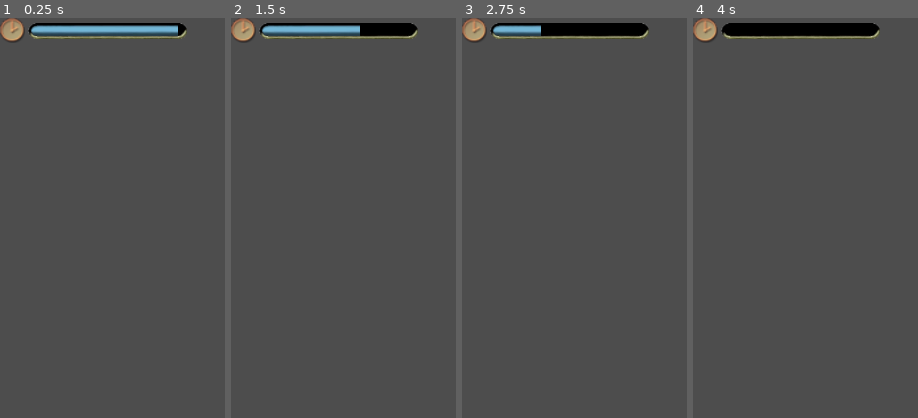
Above: before the commit, frames 1-4 (left to right).
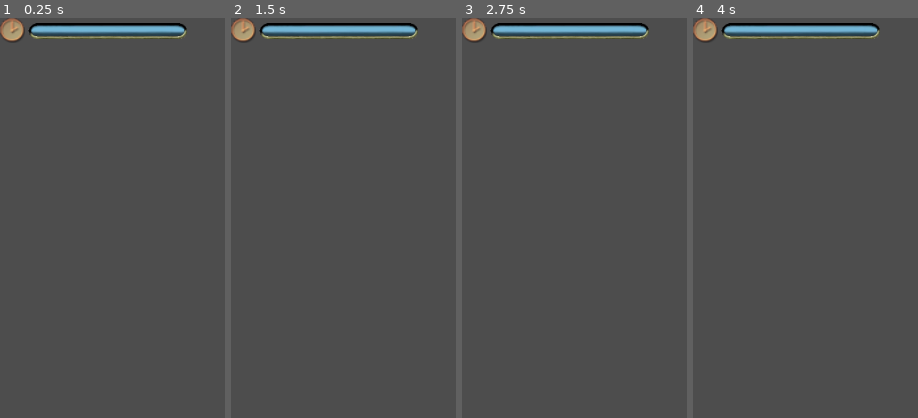
Above: after the commit, the same moments.

Repository: vince-bourgmayer/OpenTileBattle
Game: Godot game, scene res://scenes/GUI_component/battle/player_time_bar.tscn
Two runs of this game, one before a commit and one after it. Both use one fixed random seed, a clock stepped at 60 frames per second and the inputs below. This scene is started directly instead of the project's main scene.
Inputs (mouse positions are % of the whole screen's width and height, from its top left):
- Up to frame 1 (0.25 s): no input
- Up to frame 2 (1.5 s): move the mouse to (72, 45) at 0.52 s; click (72, 45) at 0.67 s; drag from (30, 55) to (45, 70) at 1.27 s
- Up to frame 3 (2.75 s): move the mouse to (60, 28) at 2.02 s; click (60, 28) at 2.17 s
- Up to frame 4 (4 s): drag from (45, 70) to (20, 35) at 2.77 s; move the mouse to (80, 65) at 3.52 s; click (80, 65) at 3.67 s
The pictures show only the part of the screen within x 0-50%, y 0-50%; the shares and areas given below are measured in that part.

The runs differ from the first frame. In frame 1, less than 0.1% of the frame differs, in the area x 79-83%, y 1-5%; in frame 2, 0.7%; in frame 3, 1.3%; in frame 4, 1.8%, in the area x 13-83%, y 1-5%.

Commit message:
start to make battle scene

Diff:
--- a/classes/actor/creature.gd
+++ b/classes/actor/creature.gd
@@ -2,7 +2,6 @@
 
 @export var name : String
 @export var hp : int
-@export var maxHP: int
 @export var atk : int
 @export var def : int
 @export var mAtk : int
@@ -22,7 +21,6 @@
 func _init(name : String, hp : int, atk : int, def : int, mAtk: int, mDef: int, level: int, specy : int, weapon : int, elt : int, rarity: int, portrait: String, art: String):
 	self.name = name
 	self.hp = hp
-	self.maxHP = hp
 	self.atk = atk
 	self.def = def
 	self.mAtk = mAtk
--- a/classes/squad.gd
+++ b/classes/squad.gd
@@ -26,3 +26,18 @@
 			position5 = character
 		6:
 			position6 = character
+
+func getCharacter(position: int):
+	match(position):
+		1:
+			return position1
+		2:
+			return position2
+		3:
+			return position3
+		4:
+			return position4
+		5:
+			return position5
+		6:
+			return position6
--- a/classes/story/floor.gd
+++ b/classes/story/floor.gd
@@ -1,8 +1,23 @@
 class_name Floor
 
-var order: int
+var order: int # Floor number in the stage
 var foes : Dictionary # vector 2 position associated to a foe entry
+var playerFighterPos: Array[Vector2] = [] # to remove it is stored in the stage Object
 # var traps
 
-func _init():
+func _init(_order: int):
+	self.order = _order
 	pass
+
+func addPlayerFighterPos(position: Vector2):
+	if (playerFighterPos.size() < 6):
+		playerFighterPos.append(position)
+		print("added position: %s" % position)
+		print("fighterPos size: %s" % playerFighterPos.size())
+
+
+func getPlayerFighterPosition(squadOrder: int): #squad order is position of player's creature in the squad
+	if (squadOrder < 6):
+		return playerFighterPos[squadOrder]
+	else:
+		return null
--- /dev/null
+++ b/scenes/GUI_component/battle/battleGrid.tscn
@@ -0,0 +1,22 @@
+[gd_scene load_steps=3 format=3 uid="uid://csnn7xtlkx7mh"]
+
+[ext_resource type="Texture2D" uid="uid://cynfw5cgiq32m" path="res://art/tb-stage-background.jpg" id="1_7ecev"]
+[ext_resource type="Texture2D" uid="uid://bbi386jrplkwb" path="res://art/battle/Battle_grid.webp" id="1_xtqvh"]
+
+[node name="background" type="TextureRect"]
+custom_minimum_size = Vector2(720, 1280)
+offset_right = 40.0
+offset_bottom = 40.0
+mouse_filter = 2
+texture = ExtResource("1_7ecev")
+expand_mode = 1
+
+[node name="grid" type="TextureRect" parent="."]
+z_index = 1
+layout_mode = 0
+offset_left = 40.0
+offset_top = 250.0
+offset_right = 679.0
+offset_bottom = 1102.0
+mouse_filter = 2
+texture = ExtResource("1_xtqvh")
--- a/scenes/game/battle_top_bar.tscn
+++ b/scenes/GUI_component/battle/battle_top_bar.tscn
@@ -1,13 +1,14 @@
-[gd_scene load_steps=6 format=3 uid="uid://cey6l1w51bh7p"]
+[gd_scene load_steps=7 format=3 uid="uid://cey6l1w51bh7p"]
 
-[ext_resource type="PackedScene" uid="uid://d1sogmddulf6u" path="res://scenes/GUI_component/battle/power_bar.tscn" id="1_on1bg"]
-[ext_resource type="PackedScene" uid="uid://copvud557kxb3" path="res://scenes/GUI_component/battle/player_time_bar.tscn" id="2_kp5s0"]
-[ext_resource type="Texture2D" uid="uid://8eraav5brp64" path="res://art/GUI_components/battleBar_bg.webp" id="3_874rd"]
-[ext_resource type="Texture2D" uid="uid://cp5himsgtbgvx" path="res://art/CoinsIcon.webp" id="3_dogm5"]
-[ext_resource type="Texture2D" uid="uid://p7lpmff7ptxn" path="res://art/Items_icon.webp" id="3_o4q2b"]
+[ext_resource type="PackedScene" uid="uid://d1sogmddulf6u" path="res://scenes/GUI_component/battle/power_bar.tscn" id="1_pxyod"]
+[ext_resource type="PackedScene" uid="uid://copvud557kxb3" path="res://scenes/GUI_component/battle/player_time_bar.tscn" id="2_4ps10"]
+[ext_resource type="Texture2D" uid="uid://cp5himsgtbgvx" path="res://art/CoinsIcon.webp" id="3_bpb36"]
+[ext_resource type="Texture2D" uid="uid://p7lpmff7ptxn" path="res://art/Items_icon.webp" id="4_bcfp3"]
+[ext_resource type="Texture2D" uid="uid://dmoafqvwslqx" path="res://art/monsterIcon.webp" id="5_0fo5e"]
+[ext_resource type="Texture2D" uid="uid://8eraav5brp64" path="res://art/GUI_components/battleBar_bg.webp" id="5_sfoj0"]
 
 [node name="BattleTopBar" type="Control"]
-custom_minimum_size = Vector2(720, 125)
+custom_minimum_size = Vector2(720, 150)
 layout_mode = 3
 anchors_preset = 0
 offset_right = 40.0
@@ -79,16 +80,35 @@
 [node name="dropContainer" type="VBoxContainer" parent="mainContainer"]
 custom_minimum_size = Vector2(115, 100)
 layout_mode = 2
+theme_override_constants/separation = 20
 
 [node name="itemsIcon" type="TextureRect" parent="mainContainer/dropContainer"]
 custom_minimum_size = Vector2(25, 50)
 layout_mode = 2
 size_flags_horizontal = 0
 mouse_filter = 2
-texture = ExtResource("3_o4q2b")
+texture = ExtResource("4_bcfp3")
 stretch_mode = 3
 
 [node name="collectedItems" type="Label" parent="mainContainer/dropContainer/itemsIcon"]
+custom_minimum_size = Vector2(0, 50)
+layout_mode = 0
+offset_left = 52.0
+offset_right = 92.0
+offset_bottom = 50.0
+theme_override_font_sizes/font_size = 36
+text = "0"
+horizontal_alignment = 1
+
+[node name="recruitIcon" type="TextureRect" parent="mainContainer/dropContainer"]
+custom_minimum_size = Vector2(25, 50)
+layout_mode = 2
+size_flags_horizontal = 0
+mouse_filter = 2
+texture = ExtResource("5_0fo5e")
+stretch_mode = 3
+
+[node name="recruitedItems" type="Label" parent="mainContainer/dropContainer/recruitIcon"]
 custom_minimum_size = Vector2(0, 50)
 layout_mode = 0
 offset_left = 52.0
--- a/scenes/GUI_component/battle/player_time_bar.gd
+++ b/scenes/GUI_component/battle/player_time_bar.gd
@@ -1,23 +1,29 @@
 extends Control
 var max_time: int
 const default_max_time = 4
-
+var started = false
 # Called when the node enters the scene tree for the first time.
 func _ready():
 	$timer.wait_time = default_max_time
-	startTimer()
+	$timeBar.value = 100
 	pass # Replace with function body.
 
 # Called every frame. 'delta' is the elapsed time since the previous frame.
 func _process(delta):
-	$timeBar.value =  $timer.time_left/$timer.wait_time  * 100
+	if (started == true and $timer.paused == false):
+		$timeBar.value =  $timer.time_left/$timer.wait_time  * 100
 	pass
 
 func startTimer():
+	started = true
 	$timer.start()
 
 func pauseTimer():
-	$timer.pause()
+	$timer.paused = true
+
+func resumeTimer():
+	$timer.paused = false
 
 func _on_timer_timeout():
 	print("Time out")
+	started = false
--- a/scenes/GUI_component/character/creature_tile.gd
+++ b/scenes/GUI_component/character/creature_tile.gd
@@ -1,34 +1,23 @@
 extends TextureRect
-signal icon_clicked
 
-var creature : Creature
-var isDisplayed = false
-# Called every frame. 'delta' is the elapsed time since the previous frame.
-func _process(delta):
+func setCreature(creature: Creature):
 	if (creature == null):
 		clear()
-	elif (isDisplayed == false):
-		displayCreature()
-	pass
+	else:
+		displayCreature(creature)
 
-
-func setCreature(creature: Creature):
-	self.creature = creature
-	isDisplayed = false
-
-func displayCreature():
+func displayCreature(creature: Creature):
 	visibility_layer = 1
 	#var texture = Texture2D.new()
 	texture = load(creature.portrait_path)
+	$life_bar.max_value = creature.hp
 	$life_bar.value = creature.hp
-	$life_bar.max_value = creature.maxHP
-	drawEltIcon()
-	drawWeaponIcon()
-	isDisplayed = true
+	drawEltIcon(creature.elt)
+	drawWeaponIcon(creature.weapon)
 
-func drawWeaponIcon():
+func drawWeaponIcon(weapon):
 	var textureDir = "res://art/characters/icon/%s"
-	match (creature.weapon):
+	match (weapon):
 		0:
 			$weapon_icon.texture = load(textureDir % "BowIcon.webp")
 		1:
@@ -38,9 +27,9 @@
 		3:
 			$weapon_icon.texture = load(textureDir % "SwordIcon.webp")
 
-func drawEltIcon():
+func drawEltIcon(element):
 	var textureDir = "res://art/characters/icon/%s"
-	match (creature.elt):
+	match (element):
 		0:
 			$elt_icon.texture = null
 		1:
@@ -54,10 +43,3 @@
 
 func clear():
 	visibility_layer = 0
-	isDisplayed = false
-
-
-func _on_gui_input(event):
-	if (event is InputEventMouseButton and event.pressed):
-		icon_clicked.emit()
-	pass # Replace with function body.
--- /dev/null
+++ b/scenes/battle/battle_scene.gd
@@ -0,0 +1,63 @@
+extends Node2D
+
+var stage: Stage
+var currentFloor = 0
+var waitingPlayer = false
+var floor
+var grid_topleft
+var isPlayerTurn = false
+var draggedUnit
+var isDraggedUnit = false
+
+# Called when the node enters the scene tree for the first time.
+func _ready():
+	floor = Floor.new(1)
+	floor.addPlayerFighterPos(Vector2(2,1))
+	floor.addPlayerFighterPos(Vector2(1,1))
+	floor.addPlayerFighterPos(Vector2(1,2))
+
+	grid_topleft = $GUI/grid/grid.position # 40, 250
+	var player  = Player.new() # test only
+
+	generateFighterTile(player.getSquad(0).getCharacter(1).getJob(), 0)
+	generateFighterTile(player.getSquad(0).getCharacter(2).getJob(), 1)
+	generateFighterTile(player.getSquad(0).getCharacter(3).getJob(), 2)
+	isPlayerTurn = true
+
+func _process(_delta):
+	if (isPlayerTurn == true):
+		if (isDraggedUnit):
+			var mousePosition = get_viewport().get_mouse_position()
+			draggedUnit.position = mousePosition #getTilePos(mousePosition)
+
+
+func setSquad(squad: Squad):
+	pass
+
+
+func generateFighterTile(fighter: Creature, squadOrder):
+	var tile = load("res://scenes/GUI_component/character/creature_tile.tscn").instantiate()
+	tile.setCreature(fighter)
+	var startPos = floor.getPlayerFighterPosition(squadOrder)
+	setTilePos(tile, startPos)
+	print(tile.position)
+	$creatures.add_child(tile)
+	tile.gui_input.connect( self.onFighter_gui_input.bind(squadOrder))
+	pass
+
+func getTilePos(pos):
+	var offset = grid_topleft
+	var formatted_position = pos-offset
+	return (formatted_position / Constants.tileSize).round()
+
+func setTilePos(tile, position: Vector2):
+	var realPosition = (position * Constants.tileSize) +grid_topleft
+	tile.position = realPosition
+
+func onFighter_gui_input(event: InputEvent, squadMember: int):
+	if isPlayerTurn == true and event is InputEventMouseButton and event.button_index == MOUSE_BUTTON_LEFT:
+		if event.pressed and isDraggedUnit == false:
+			print("clicked on : %s" % squadMember)
+			draggedUnit = $creatures.get_children()[squadMember]
+			isDraggedUnit = true
+			$GUI/battleTopBar/mainContainer/progressContainer/playerTimeBar.startTimer()
--- /dev/null
+++ b/scenes/battle/battle_scene.tscn
@@ -0,0 +1,19 @@
+[gd_scene load_steps=4 format=3 uid="uid://btfe3uwpf1j64"]
+
+[ext_resource type="PackedScene" uid="uid://csnn7xtlkx7mh" path="res://scenes/GUI_component/battle/battleGrid.tscn" id="1_pf5ix"]
+[ext_resource type="Script" path="res://scenes/battle/battle_scene.gd" id="1_swfl8"]
+[ext_resource type="PackedScene" uid="uid://cey6l1w51bh7p" path="res://scenes/GUI_component/battle/battle_top_bar.tscn" id="2_wfupl"]
+
+[node name="battleScene" type="Node2D"]
+script = ExtResource("1_swfl8")
+
+[node name="GUI" type="CanvasLayer" parent="."]
+
+[node name="grid" parent="GUI" instance=ExtResource("1_pf5ix")]
+
+[node name="battleTopBar" parent="GUI" instance=ExtResource("2_wfupl")]
+offset_right = 720.0
+offset_bottom = 150.0
+
+[node name="creatures" type="CanvasLayer" parent="."]
+layer = 3
--- a/scenes/game/grid.gd
+++ /dev/null
@@ -1,33 +0,0 @@
-extends Node2D
-
-@export var player_tile_scene : PackedScene
-var gridSize = Vector2(639, 852) # grid texture size
-var gridPos = Vector2(360, 750) # position of center of the grid in the UI
-var grid_topLeft = Vector2.ZERO
-var grid_bottomRight = Vector2.ZERO
-var gridBorder_width = 2
-# Called when the node enters the scene tree for the first time.
-func _ready():
-	grid_topLeft = Vector2(gridPos.x-(gridSize.x/2)+gridBorder_width, gridPos.y-(gridSize.y/2)+gridBorder_width)
-	grid_bottomRight = Vector2(gridPos.x+(gridSize.x/2)-gridBorder_width, gridPos.y+(gridSize.y/2)-gridBorder_width)
-
-	var character_1 = player_tile_scene.instantiate()
-	var char_1_pos = Vector2(5,3)
-	var char1_tex = "res://art/characters/samatha/Samatha_job2_icon.webp"
-	character_1.defineChar("Sam", 1)
-	character_1.start(grid_topLeft, grid_bottomRight, char_1_pos, char1_tex)
-	add_child(character_1)
-
-
-	var character_2 = player_tile_scene.instantiate()
-	var char_2_pos = Vector2(1,1)
-	character_2.defineChar("Atha", 2)
-	var char2_tex = "res://art/characters/samatha/Samatha_job1_icon.webp"
-
-	character_2.start(grid_topLeft, grid_bottomRight, char_2_pos, char2_tex)
-	add_child(character_2)
-
-
-# Called every frame. 'delta' is the elapsed time since the previous frame.
-func _process(delta):
-	pass
--- a/scenes/game/grid.tscn
+++ /dev/null
@@ -1,13 +0,0 @@
-[gd_scene load_steps=4 format=3 uid="uid://bdv18mp3lt10j"]
-
-[ext_resource type="Script" path="res://scenes/game/grid.gd" id="1_6ul76"]
-[ext_resource type="Texture2D" uid="uid://bbi386jrplkwb" path="res://art/Battle_grid.webp" id="1_rcv7n"]
-[ext_resource type="PackedScene" uid="uid://b060i4dcd3oup" path="res://scenes/player/player_tile.tscn" id="2_mfxtu"]
-
-[node name="grid" type="Node2D"]
-script = ExtResource("1_6ul76")
-player_tile_scene = ExtResource("2_mfxtu")
-
-[node name="gridSprite" type="Sprite2D" parent="."]
-position = Vector2(360, 750)
-texture = ExtResource("1_rcv7n")
Binary file changed: art/GUI_components/timeBar_under.webp
Not shown: 3 places in scenes/GUI_component/battle/battle_top_bar.tscn that only renumber resources
Not shown, removed: myArts/timeBar.xcf
Not shown, added: myArts/xcf/PowerPointIcon.xcf
Not shown, added: myArts/xcf/elt_triangle.xcf
Not shown, added: myArts/xcf/goblin_slayer.xcf
Not shown, added: myArts/xcf/high_elf_job1.xcf
Not shown, added: myArts/xcf/life_bar.xcf
Not shown, added: myArts/xcf/life_bar_under.xcf
Not shown, added: myArts/xcf/main_bg.xcf
Not shown, added: myArts/xcf/powerBar.xcf
Not shown, added: myArts/xcf/skillBoostIcon.xcf
(and 3 more such lines)
